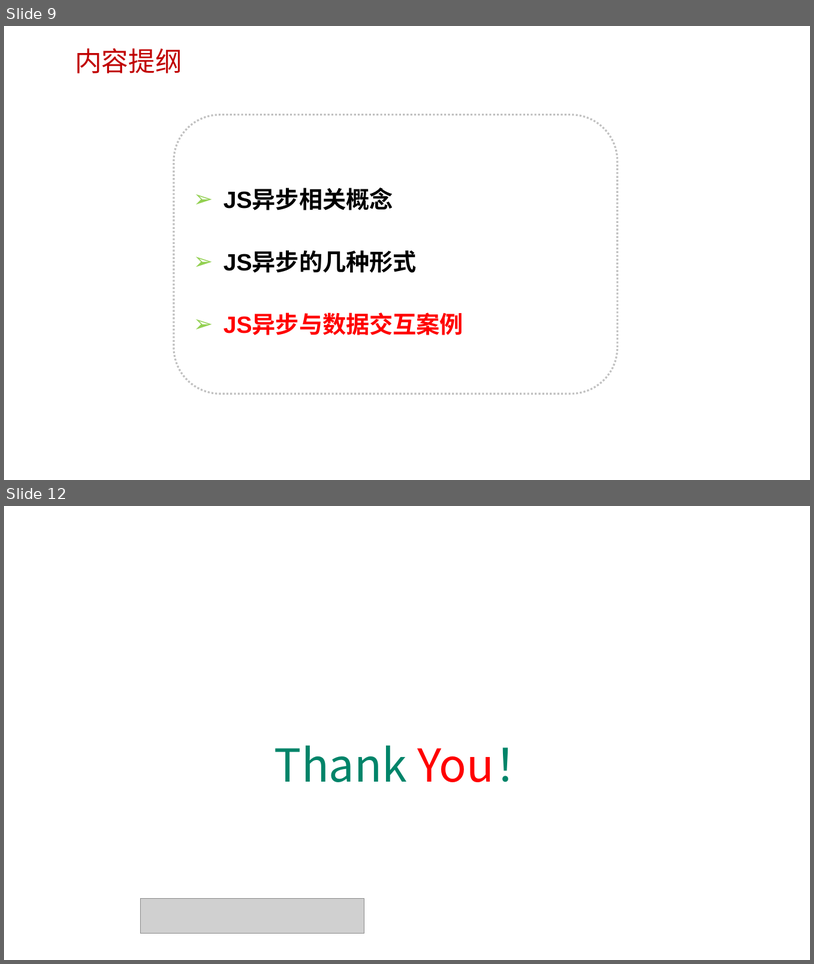
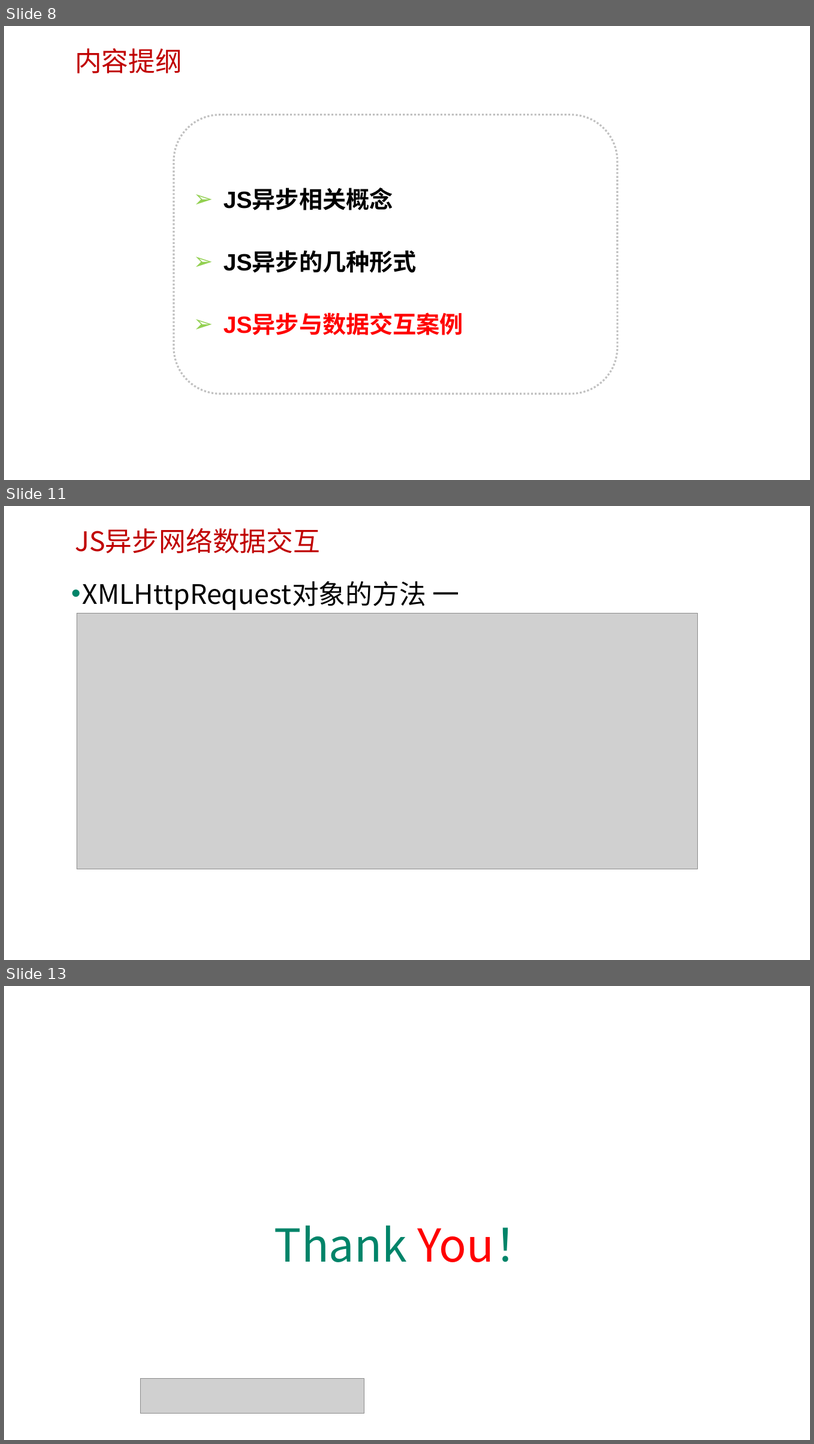
Before and after one commit to edu2act/course-javascript-advanced, a slide deck: 课程PPT/12.JavaScript异步与网络数据交互.pptx. Shown one above the other, each under a label of ours: slides 9 and 12 before the commit, slides 8, 11 and 13 after it; the slides between them are not shown. The pictures are 814x964 and 814x1444 pixels, drawn with LibreOffice and Linux fonts; fonts in the diff are those of the drawing; grey boxes stand for pictures; background and template pictures are left out. Boxes give left, top, right and bottom in pixels: in the first picture for what was removed or moved away, otherwise in the second. Text is boxed around its words. In the diff, an @@ line names an element or a change of style, - is before the commit and + after.

```diff
--- a/课程PPT/12.JavaScript异步与网络数据交互.pptx
+++ b/课程PPT/12.JavaScript异步与网络数据交互.pptx
@@ slide 11 added at (4,506,810,960), background picture (left out) @@
@@ text added at (75,528,320,553), 32 pt, text #C00000 @@
+JS异步网络数据交互
@@ text added at (83,581,459,610), 32 pt, text #000000 @@
+• XMLHttpRequest对象的方法 一
@@ picture added at (77,613,698,869) @@
@@ what was slide 9 is now slide 8 @@
@@ what was slide 12 is now slide 13 @@
```
Also in this commit, not shown: 4 slides changed, 4 other slides added, 4 slides removed, 33 other files.
